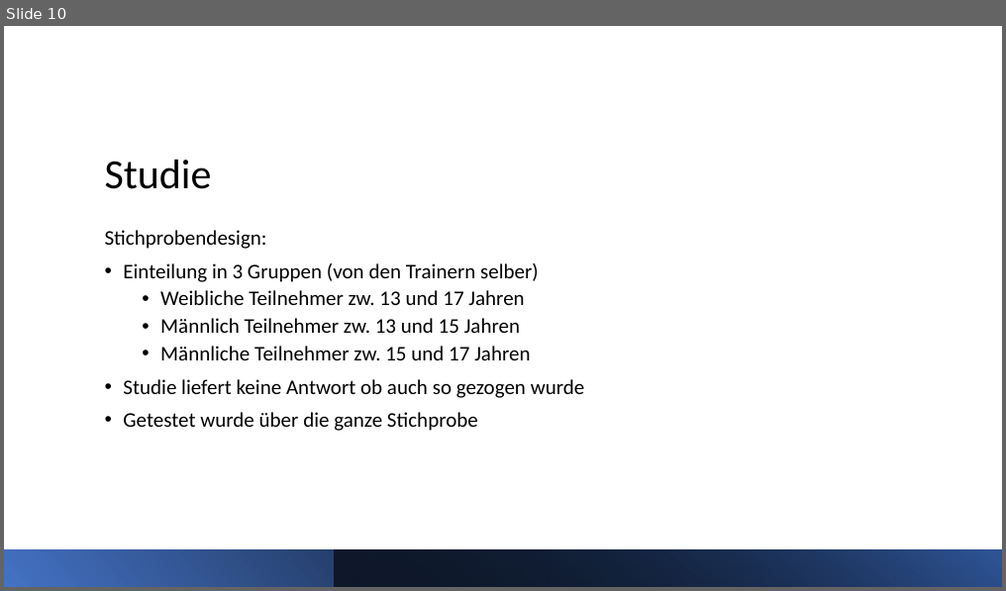
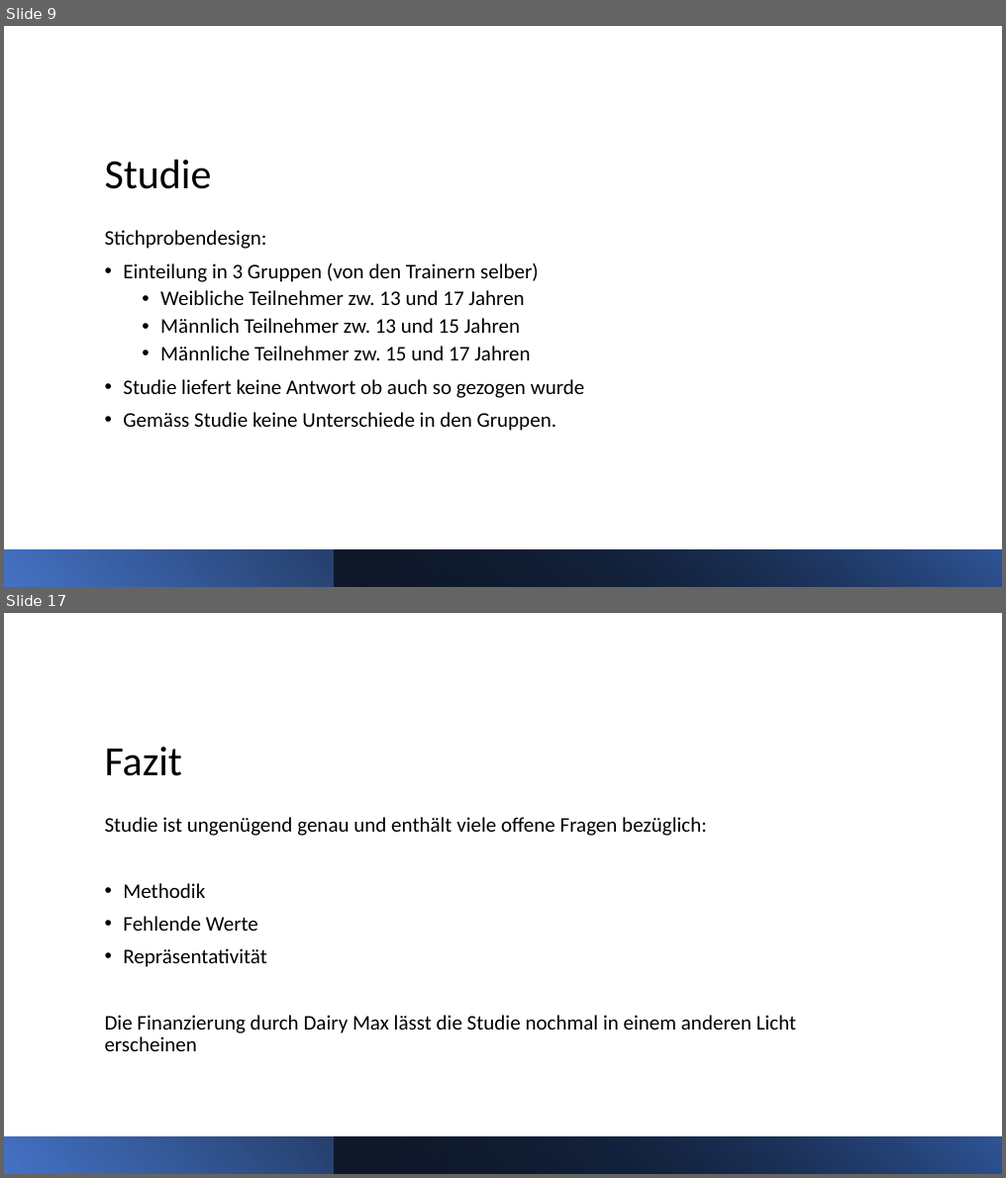
Before and after one commit to buehlpa/ChocolateMilkStudy, a slide deck: pp.pptx. Shown one above the other, each under a label of ours: slide 10 before the commit, slides 9 and 17 after it; the slides between them are not shown. The pictures are 1006x591 and 1006x1178 pixels, drawn with LibreOffice and Linux fonts; fonts in the diff are those of the drawing. Boxes give left, top, right and bottom in pixels: in the first picture for what was removed or moved away, otherwise in the second. Text is boxed around its words. In the diff, an @@ line names an element or a change of style, - is before the commit and + after.

```diff
--- a/pp.pptx
+++ b/pp.pptx
@@ slide 17 added at [4, 613, 1002, 1174], background #FFFFFF @@
@@ title added at [105, 747, 182, 776], 40 pt, text #000000 @@
+Fazit
@@ text added at [105, 817, 796, 1052], 20 pt, text #000000 @@
+Studie ist ungenügend genau und enthält viele offene Fragen bezüglich:
+• Methodik
+• Fehlende Werte
+• Repräsentativität
+Die Finanzierung durch Dairy Max lässt die Studie nochmal in einem anderen Licht erscheinen
@@ rectangle added at [4, 1137, 1002, 1174], fill gradient #4472C4 to #000000 @@
@@ rectangle added at [335, 1137, 1002, 1174], fill gradient #000000 to #2F5597 @@
@@ what was slide 10 is now slide 9 @@
@@ slide 9 changed as well @@
@@ text at [123, 412, 557, 431]: text changed @@
-• Getestet wurde über die ganze Stichprobe
+• Gemäss Studie keine Unterschiede in den Gruppen.
```
Also in this commit, not shown: 7 other slides changed, 7 other slides added, 4 slides removed, 5 other files.
